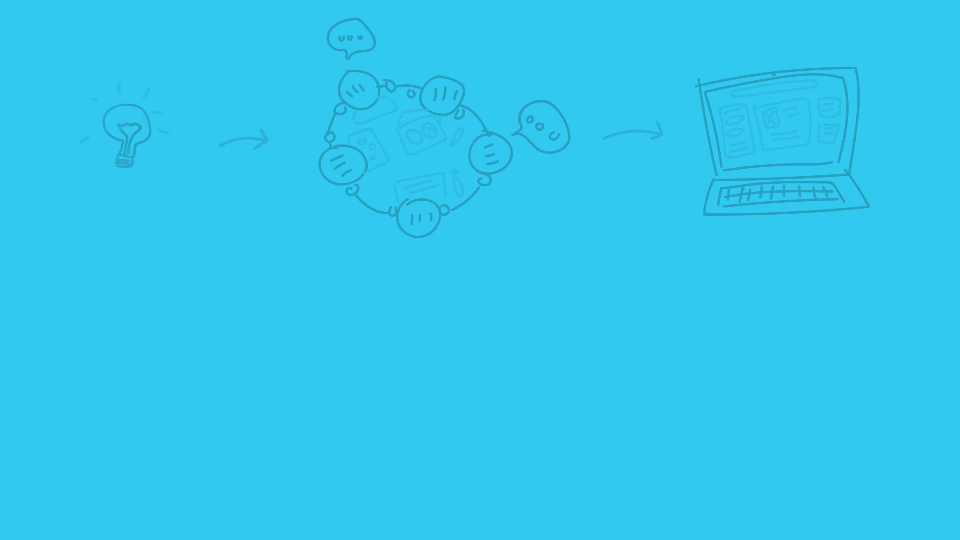
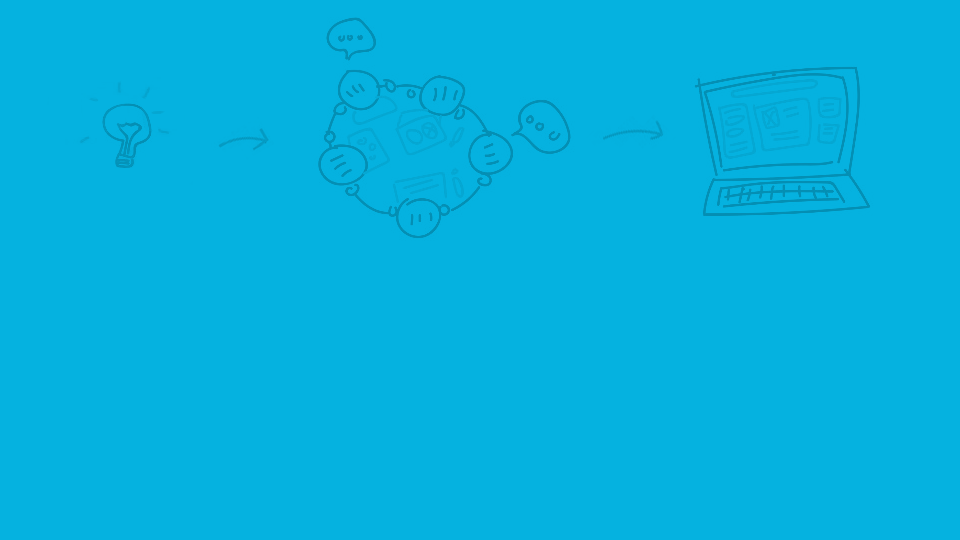
Layers edited between the first and the second 960 x 540 image:
added layer "Layer 10" above "Layer 1" over [0, 0, 960, 540]
